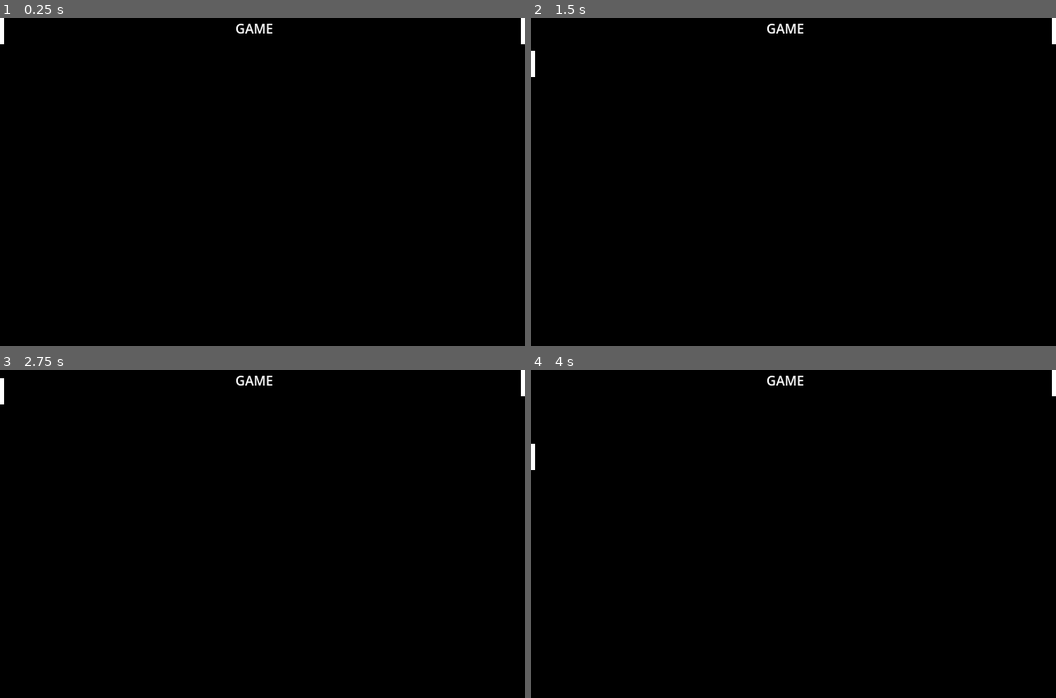
Above: before the commit, frames 1-4 (two rows, left to right).
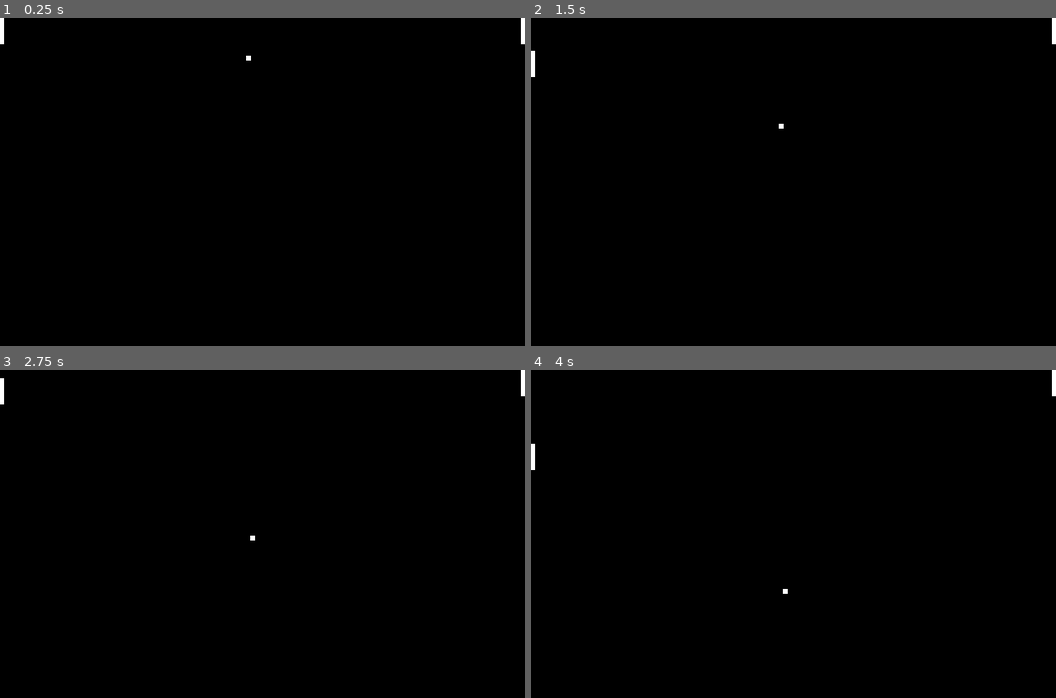
Above: after the commit, the same moments.

Repository: phpires/pong
Game: Godot game, scene res://board.tscn
The game is run twice, just before and just after one commit, with the same random seed, the same clock (stepped at 60 frames per second) and the same inputs.
Inputs:
- Up to frame 1 (0.25 s): no input
- Up to frame 2 (1.5 s): hold W (move_up_player_one) 0.53-1.28 s; tap Enter at 1.25 s; hold S (move_down_player_one) from 1.28 s (still down)
- Up to frame 3 (2.75 s): tap Space at 2 s; release S (move_down_player_one) at 2.03 s; hold W (move_up_player_one) from 2.03 s (still down)
- Up to frame 4 (4 s): tap Enter at 2.75 s; tap Space at 3.5 s; release W (move_up_player_one) at 3.53 s; hold S (move_down_player_one) from 3.53 s (still down)

The runs differ from the first frame. In frame 1, 0.1% of the frame differs, in the area x 45-52%, y 1-13%; in frame 2, 0.1%; in frame 3, 0.1%; in frame 4, 0.1%.

Commit message:
ball: animated

Diff:
--- /dev/null
+++ b/ball.gd
@@ -0,0 +1,25 @@
+extends RigidBody2D
+
+var force: Vector2
+@export var force_magnitude: int
+
+var rng = RandomNumberGenerator.new()
+
+func apply_collision_force(force: Vector2) -> void:
+	pass
+
+func _ready() -> void:
+	var rng_x = rng.randf_range(0,120)
+	var rng_y = rng.randf_range(0,120)
+	var x_vector_sign = get_positive_or_negative()
+	var y_vector_sign = get_positive_or_negative()
+	force = Vector2(x_vector_sign * rng_x, y_vector_sign * rng_y)
+	print("force: " + str(force))
+	print("force magnitude: " + str(force_magnitude))
+	apply_force(force_magnitude * force)
+
+func get_positive_or_negative():
+	var rng_result = rng.randf_range(-1,1)
+	if rng_result > 0:
+		return 1
+	return -1
--- a/ball.tscn
+++ b/ball.tscn
@@ -1,11 +1,18 @@
-[gd_scene load_steps=2 format=3 uid="uid://cx7qqd60jbbvo"]
+[gd_scene load_steps=4 format=3 uid="uid://cx7qqd60jbbvo"]
+
+[ext_resource type="Script" uid="uid://cnkj8n8ojmv22" path="res://ball.gd" id="1_41u45"]
+[ext_resource type="Texture2D" uid="uid://dyqwykbw85fjo" path="res://assets/ball.png" id="1_x8fbi"]
 
 [sub_resource type="RectangleShape2D" id="RectangleShape2D_cbx31"]
+size = Vector2(6, 6)
 
 [node name="ball" type="RigidBody2D"]
 gravity_scale = 0.0
+script = ExtResource("1_41u45")
 
 [node name="CollisionShape2D" type="CollisionShape2D" parent="."]
 shape = SubResource("RectangleShape2D_cbx31")
 
 [node name="Sprite2D" type="Sprite2D" parent="."]
+scale = Vector2(2, 2)
+texture = ExtResource("1_x8fbi")
--- a/board.tscn
+++ b/board.tscn
@@ -1,8 +1,14 @@
-[gd_scene load_steps=4 format=3 uid="uid://boxab8wn46dwo"]
+[gd_scene load_steps=7 format=3 uid="uid://boxab8wn46dwo"]
 
 [ext_resource type="Script" uid="uid://dkiiajh4d3jw7" path="res://board.gd" id="1_8l818"]
 [ext_resource type="Texture2D" uid="uid://b5s2s1oaghw43" path="res://assets/background.png" id="1_p0ybc"]
 [ext_resource type="PackedScene" uid="uid://c68aixltfkfwo" path="res://player.tscn" id="2_psm7c"]
+[ext_resource type="FontFile" uid="uid://cjybocrr7pjto" path="res://assets/chars.webp" id="4_jqgjh"]
+[ext_resource type="PackedScene" uid="uid://cx7qqd60jbbvo" path="res://ball.tscn" id="4_vf5bc"]
+
+[sub_resource type="LabelSettings" id="LabelSettings_vf5bc"]
+font = ExtResource("4_jqgjh")
+font_size = 10
 
 [node name="board" type="Node2D"]
 script = ExtResource("1_8l818")
@@ -12,8 +18,9 @@
 
 [node name="background" type="TextureRect" parent="CanvasLayer"]
 z_index = -50
+offset_top = -1.0
 offset_right = 640.0
-offset_bottom = 401.0
+offset_bottom = 400.0
 texture = ExtResource("1_p0ybc")
 stretch_mode = 1
 
@@ -24,9 +31,15 @@
 position = Vector2(651, 16)
 player_order = 2
 
+[node name="ball" parent="." instance=ExtResource("4_vf5bc")]
+position = Vector2(302, 32)
+force_magnitude = 50
+
 [node name="Label" type="Label" parent="."]
-offset_left = 287.0
-offset_top = 1.0
-offset_right = 333.0
+visible = false
+offset_left = 300.0
+offset_top = 2.0
+offset_right = 366.0
 offset_bottom = 24.0
 text = "GAME"
+label_settings = SubResource("LabelSettings_vf5bc")
Binary file added: assets/ball.png
Not shown, added: assets/ball.png.import
Binary file added: assets/chars.webp
Not shown, added: assets/chars.webp.import
Not shown, added: ball.gd.uid
